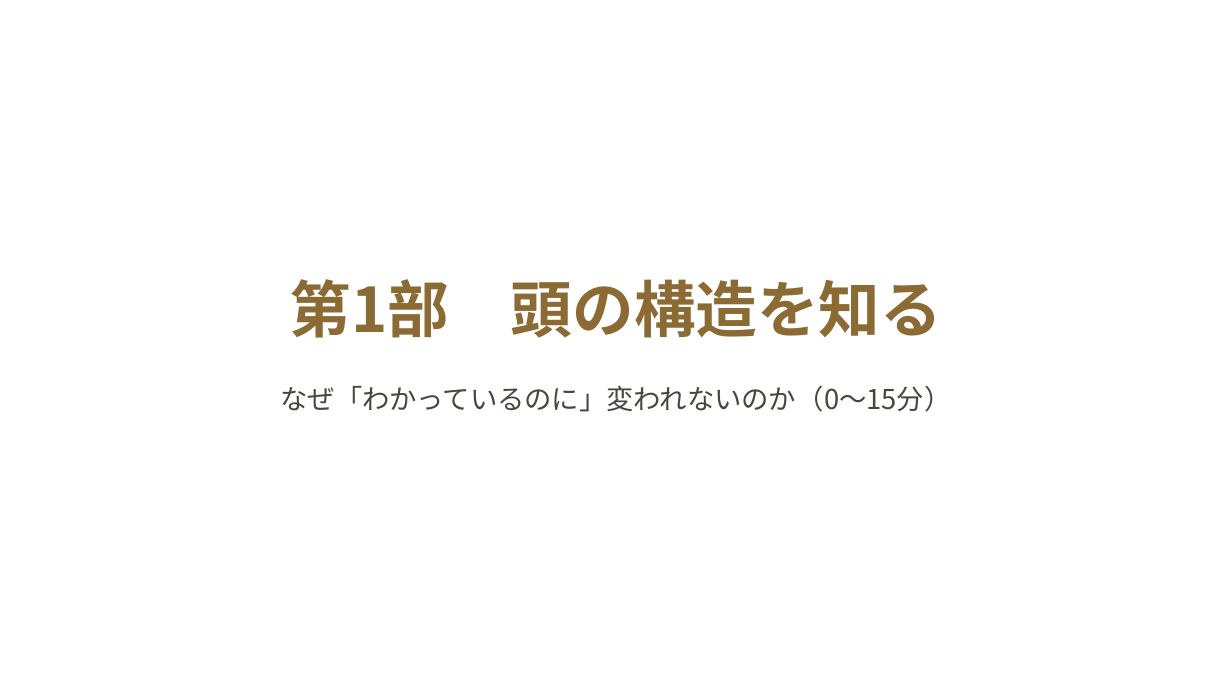
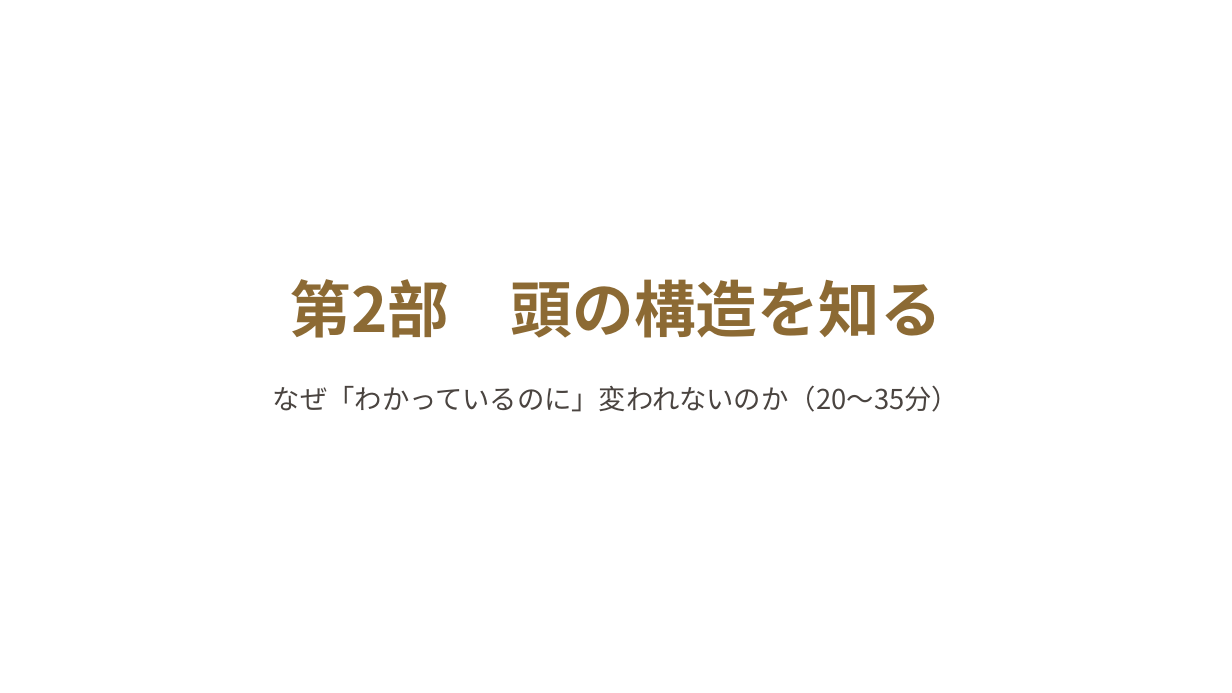
Before and after one commit to y-takahashi-cmd/MyBrain, a slide deck: slide 14 of 20_Projects/海音_心体の調律/単発/仁部あきえさん/20261028_仁部あきえさん_お金のブロック単発セッション.pptx (slide 3 before the commit). Drawn at 1232x693 pixels with LibreOffice and Linux fonts; fonts in the diff are those of the drawing; background and template pictures are left out. Boxes give left, top, right and bottom in pixels: in the first picture for what was removed or moved away, otherwise in the second. Text is boxed around its words. In the diff, an @@ line names an element or a change of style, - is before the commit and + after.

```diff
--- a/20_Projects/海音_心体の調律/単発/仁部あきえさん/20261028_仁部あきえさん_お金のブロック単発セッション.pptx
+++ b/20_Projects/海音_心体の調律/単発/仁部あきえさん/20261028_仁部あきえさん_お金のブロック単発セッション.pptx
@@ title at <box>290,279,942,338</box>: text changed @@
-第1部 頭の構造を知る
+第2部 頭の構造を知る
@@ text at <box>273,385,959,412</box>: text changed @@
-なぜ「わかっているのに」変われないのか（0〜15分）
+なぜ「わかっているのに」変われないのか（20〜35分）
```
Also in this commit, not shown: 11 other slides changed, 2 slides added, 1 other file.
